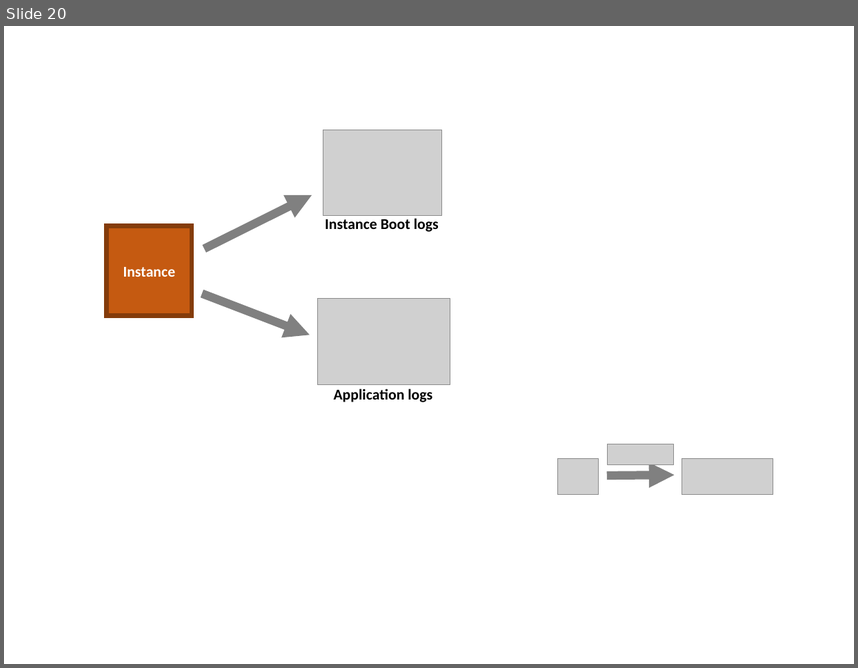
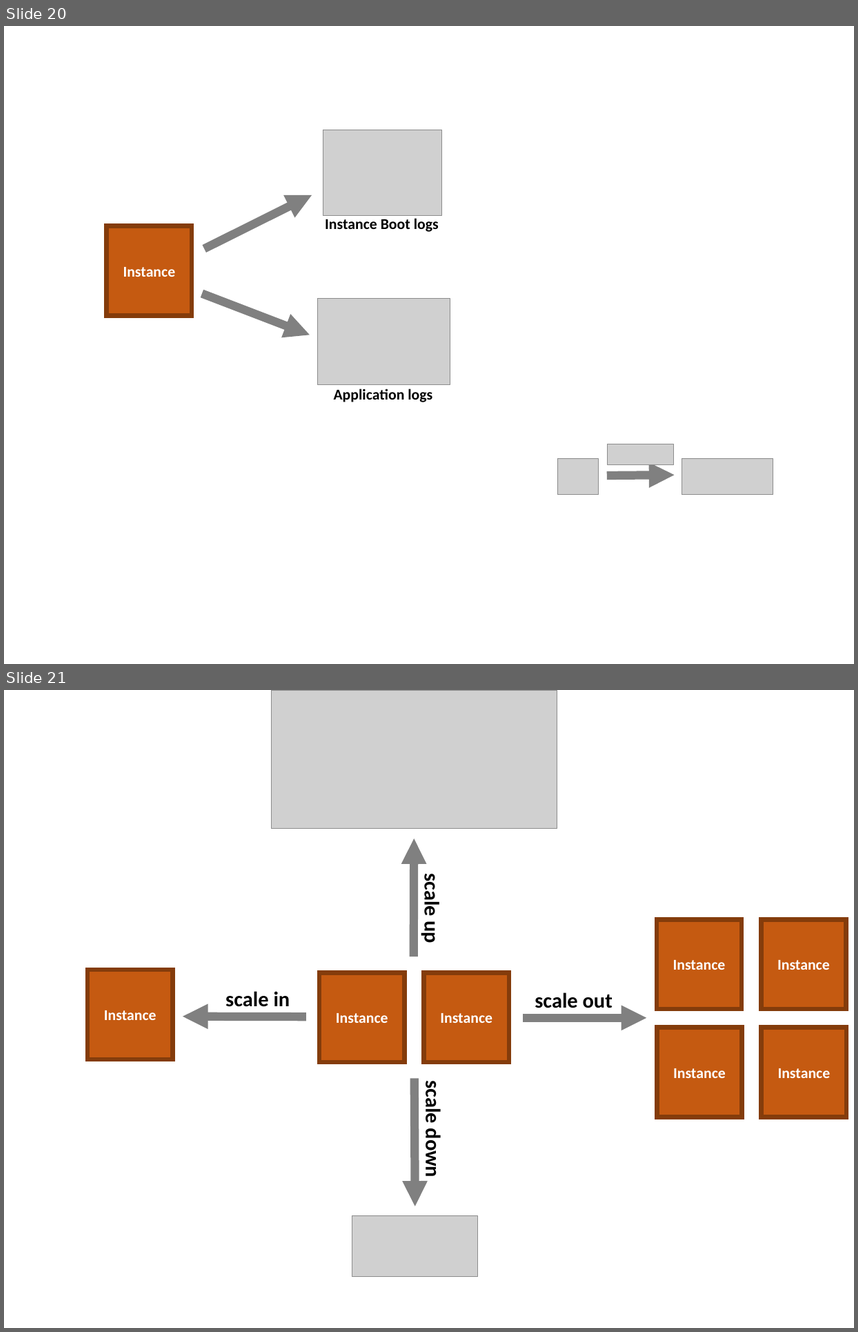
Before and after one commit to flyway/boxfuse.com, a slide deck: _sources/GettingStarted.pptx. Shown one above the other, each under a label of ours: slide 20 before the commit, slides 20 and 21 after it. The pictures are 858x668 and 858x1332 pixels, drawn with LibreOffice and Linux fonts; fonts in the diff are those of the drawing; grey boxes stand for pictures. Boxes give left, top, right and bottom in pixels: in the first picture for what was removed or moved away, otherwise in the second. Text is boxed around its words. In the diff, an @@ line names an element or a change of style, - is before the commit and + after.

```diff
--- a/_sources/GettingStarted.pptx
+++ b/_sources/GettingStarted.pptx
@@ slide 21 added at box(4, 690, 854, 1328), background #FFFFFF @@
@@ picture added at box(271, 690, 557, 829) @@
@@ arrow added from (414, 956) to (414, 838), #808080 11.25 pt @@
@@ text added at box(419, 877, 444, 943), 28 pt, text #000000, bold @@
+scale up
@@ rectangle added at box(657, 919, 742, 1009), fill #C55A11, outline #843C0B 6 pt, 20 pt, text #FFFFFF, bold @@
+Instance
@@ rectangle added at box(761, 919, 846, 1009), fill #C55A11, outline #843C0B 6 pt, 20 pt, text #FFFFFF, bold @@
+Instance
@@ rectangle added at box(87, 969, 173, 1059), fill #C55A11, outline #843C0B 6 pt, 20 pt, text #FFFFFF, bold @@
+Instance
@@ rectangle added at box(319, 972, 404, 1062), fill #C55A11, outline #843C0B 6 pt, 20 pt, text #FFFFFF, bold @@
+Instance
@@ rectangle added at box(424, 972, 509, 1062), fill #C55A11, outline #843C0B 6 pt, 20 pt, text #FFFFFF, bold @@
+Instance
@@ text added at box(225, 991, 290, 1007), 28 pt, text #000000, bold @@
+scale in
@@ text added at box(535, 992, 613, 1008), 28 pt, text #000000, bold @@
+scale out
@@ arrow added from (306, 1016) to (183, 1016), #808080 11.25 pt @@
@@ arrow added from (523, 1018) to (646, 1018), #808080 11.25 pt @@
@@ rectangle added at box(657, 1027, 742, 1117), fill #C55A11, outline #843C0B 6 pt, 20 pt, text #FFFFFF, bold @@
+Instance
@@ rectangle added at box(761, 1027, 846, 1117), fill #C55A11, outline #843C0B 6 pt, 20 pt, text #FFFFFF, bold @@
+Instance
@@ arrow added from (414, 1078) to (415, 1206), #808080 11.25 pt @@
@@ text added at box(420, 1084, 446, 1176), 28 pt, text #000000, bold @@
+scale down
@@ picture added at box(352, 1215, 478, 1276) @@
```
Also in this commit, not shown: 5 other slides added, 8 other files.
